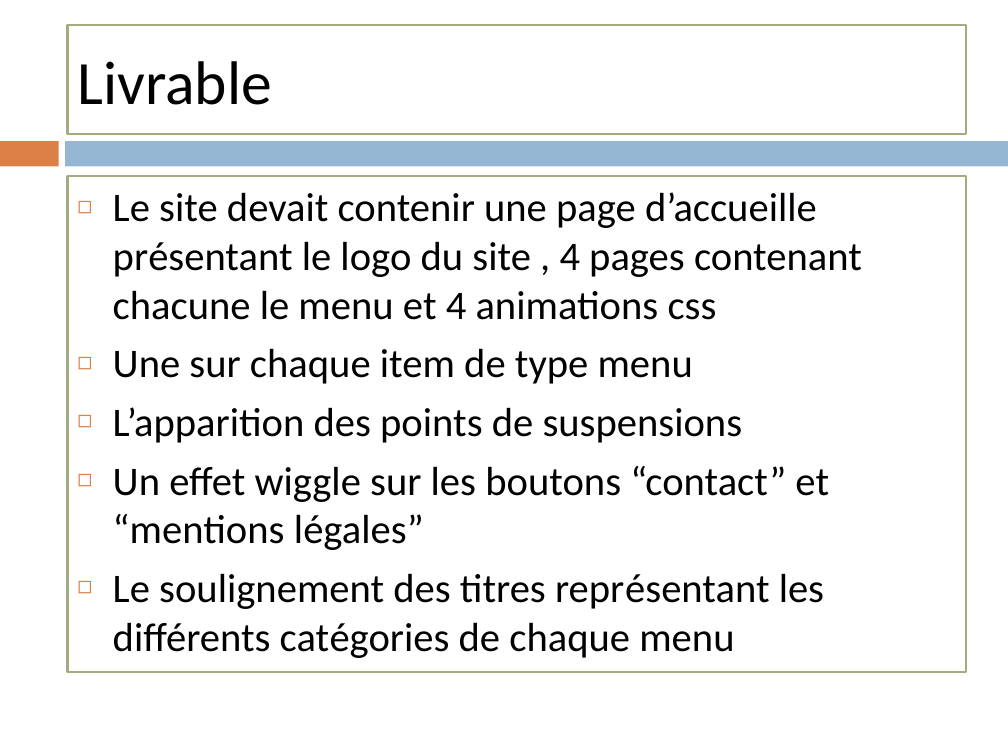
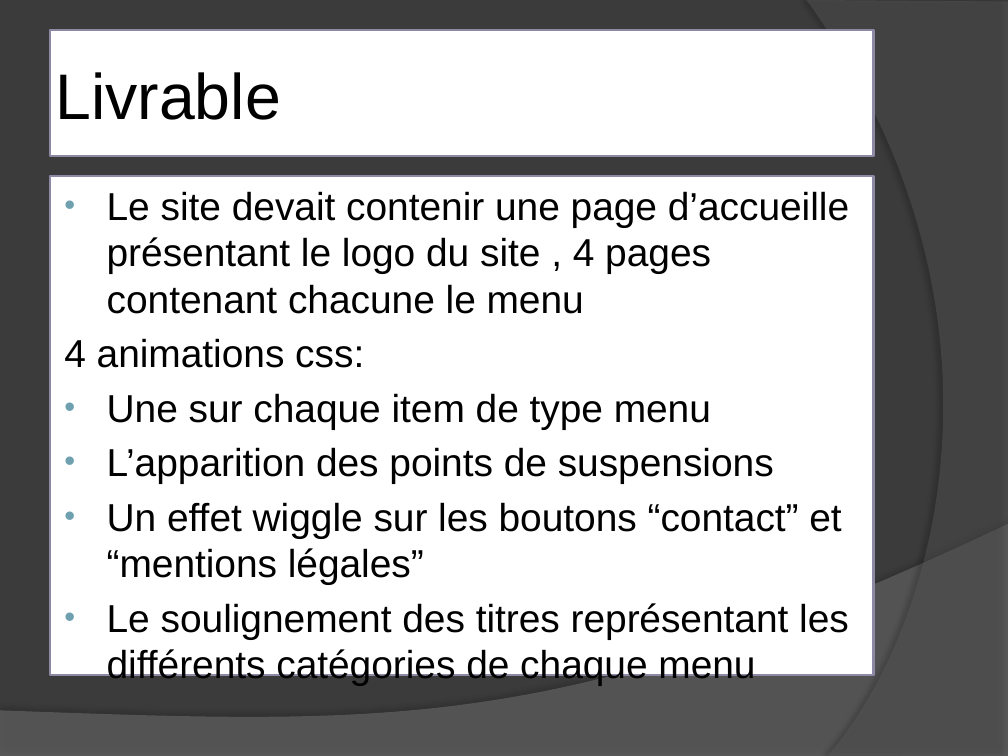
Before and after one commit to Mahamadou828/projet-op-3, a slide deck: slide 2 of Ohmyfood.pptx. Drawn at 1008x756 pixels with LibreOffice and Linux fonts; fonts in the diff are those of the drawing. Boxes give left, top, right and bottom in pixels: in the first picture for what was removed or moved away, otherwise in the second. Text is boxed around its words. In the diff, an @@ line names an element or a change of style, - is before the commit and + after.

```diff
--- a/Ohmyfood.pptx
+++ b/Ohmyfood.pptx
@@ background #FFFFFF to #3B3B3B @@
@@ freeform shape added at bbox=[806, 0, 1008, 756], fill #5E5E5E at 40% opacity @@
@@ title "Livrable": place and size @@
-title "Livrable" at bbox=[68, 25, 967, 134]
+title "Livrable" at bbox=[50, 30, 874, 156]
@@ title "Livrable" at bbox=[50, 30, 874, 156]: size 44 to 46 pt, font Calibri to Arial; outline #A5AB81 1.5 pt to #8D89A4 1.5 pt @@
@@ rectangle removed at bbox=[0, 141, 58, 166] @@
@@ rectangle removed at bbox=[66, 141, 1008, 166] @@
@@ text "Le site devait contenir une ...": place and size @@
-text "Le site devait contenir une ..." at bbox=[68, 176, 967, 672]
+text "Le site devait contenir une ..." at bbox=[50, 176, 874, 675]
@@ text "Le site devait contenir une ..." at bbox=[50, 176, 874, 675]: outline #A5AB81 1.5 pt to #8D89A4 1.5 pt @@
@@ text at bbox=[64, 191, 849, 368]: text changed; size 29 to 27.8 pt; font Calibri to Arial @@
-◻ Le site devait contenir une page d’accueille présentant le logo du site , 4 pages contenant chacune le menu et 4 animations css
+• Le site devait contenir une page d’accueille présentant le logo du site , 4 pages contenant chacune le menu
+4 animations css:
@@ text at bbox=[107, 393, 849, 686]: size 29 to 27.8 pt, font Calibri to Arial in "Une sur chaque item de type menu", "L’apparition des points de suspensions", "Un effet wiggle sur les boutons “contact” ...", "Le soulignement des titres représentant les différents ..."; bullet ◻ to •; less space between paragraphs; bullet colour #DD8047 to #6EA0B0 @@
@@ freeform shape added at bbox=[0, 524, 1008, 756], fill #7F7F7F at 45% opacity @@
```
Also in this commit, not shown: 4 other slides changed, 10 slides added, 9 slides removed, 13 other files.
